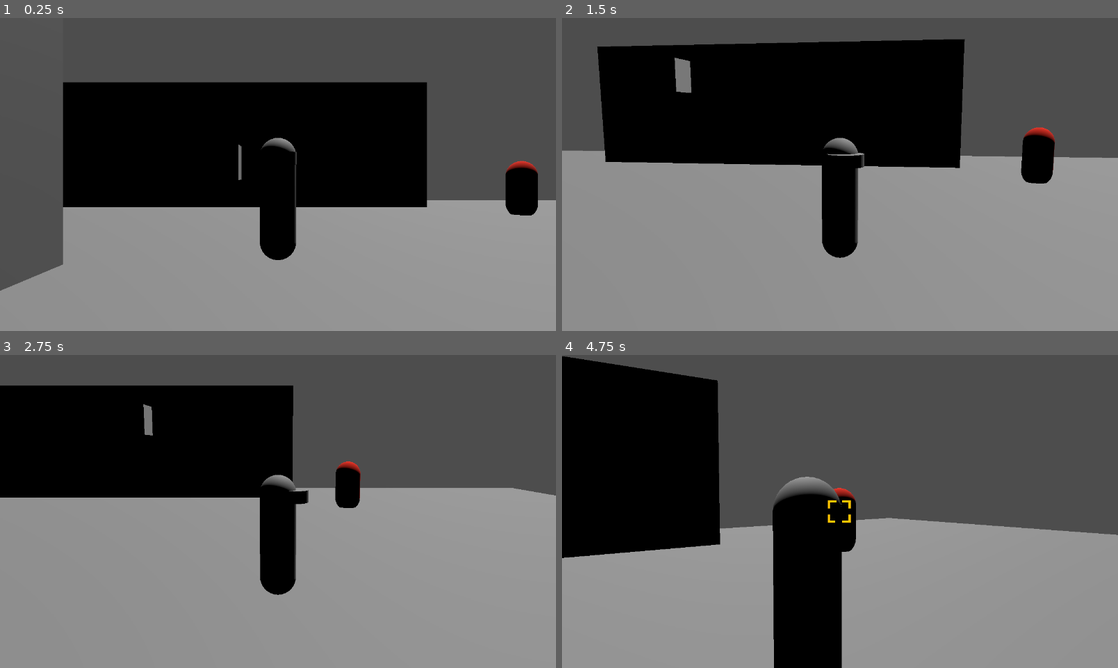
Above: before the commit, frames 1-4 (two rows, left to right).
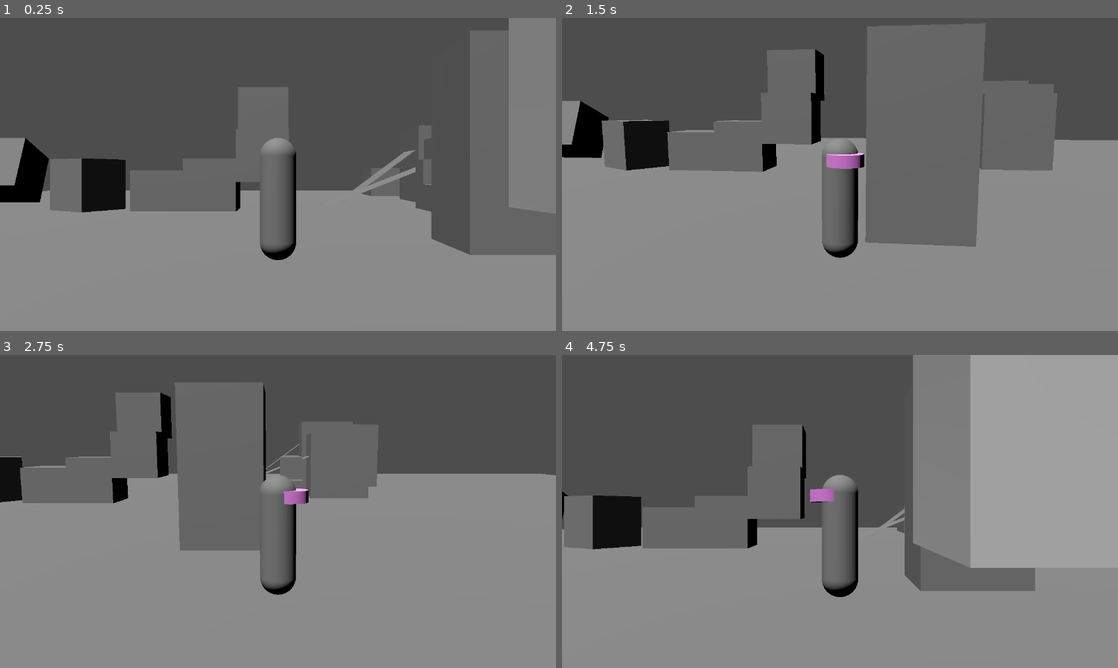
Above: after the commit, the same moments.

Repository: ghostsoft/lockoncamera
Game: Godot game, scene res://world.tscn
Two runs of this game, one before a commit and one after it. Both use one fixed random seed, a clock stepped at 60 frames per second and the inputs below.
Inputs (mouse positions are in pixels of both pictures, inside the frame that each line leads up to):
- Up to frame 1 (0.25 s): no input
- Up to frame 2 (1.5 s): tap Enter (ui_accept) at 0.5, 0.77 s; move the mouse to (962, 158) at 0.52 s; hold D (move_right) 0.53-1.28 s; tap Down (camera_down) at 0.6 s; click (962, 158) at 0.67 s; move the mouse to (728, 190) at 1.27 s; hold S (move_back) from 1.28 s (still down); tap Left (camera_left) at 1.35 s
- Up to frame 3 (2.75 s): tap Enter (ui_accept) at 1.52 s; move the mouse to (333, 442) at 2.02 s; release S (move_back) at 2.03 s; hold D (move_right) from 2.03 s (still down); tap Right (camera_right) at 2.1 s
- Up to frame 4 (4.75 s): move the mouse to (812, 574) at 2.77 s; release D (move_right) at 2.78 s; hold W (move_forward) 2.78-3.53 s; tap Up (camera_up) at 2.85 s; click (812, 574) at 2.92 s; tap Enter (ui_accept) at 3.02, 3.77, 4.52 s; move the mouse to (1006, 558) at 3.52 s; hold A (move_left) from 3.53 s (still down); tap Z (z_target) at 3.6 s; move the mouse to (673, 464) at 4.27 s; tap F at 4.35 s

The runs differ from the first frame. In frame 1, 40% of the frame differs, in the area x 0-100%, y 0-88%; in frame 2, 36%; in frame 3, 25%; in frame 4, 50%, in the area x 0-100%, y 0-100%.

Commit message:
minor fixes

Diff:
--- a/player_phantomcamera.tscn
+++ b/player_phantomcamera.tscn
@@ -59,6 +59,9 @@
 bottom_radius = 0.3
 height = 0.2
 
+[sub_resource type="StandardMaterial3D" id="StandardMaterial3D_4d3yt"]
+albedo_color = Color(1, 0.580392, 1, 1)
+
 [node name="Player" type="CharacterBody3D" node_paths=PackedStringArray("collider")]
 collision_layer = 2
 floor_stop_on_slope = false
@@ -85,7 +88,7 @@
 shape = SubResource("SeparationRayShape3D_ghdhj")
 
 [node name="PhantomCamera3D" type="Node3D" parent="." node_paths=PackedStringArray("follow_target")]
-transform = Transform3D(1.00001, 0, 3.27826e-07, 0, 1, 0, -3.27826e-07, 0, 1.00001, 2.45869e-06, 1.4, 7.50006)
+transform = Transform3D(1.00001, 0, 3.27826e-07, 0, 1, 0, -3.27826e-07, 0, 1.00001, 2.4587e-06, 1.4, 7.50008)
 script = ExtResource("9_dknvh")
 priority = 1
 follow_mode = 6
@@ -133,3 +136,4 @@
 [node name="MeshInstance3D" type="MeshInstance3D" parent="Model/MeshInstance3D"]
 transform = Transform3D(1, 0, 0, 0, 1, 0, 0, 0, 1, 4.00295e-08, 0.65554, 0.194089)
 mesh = SubResource("CylinderMesh_t3sng")
+surface_material_override/0 = SubResource("StandardMaterial3D_4d3yt")
--- a/scripts/player/player.gd
+++ b/scripts/player/player.gd
@@ -26,9 +26,9 @@
 	current_state = grounded_state
 	current_state.on_enter(self)
 
-	#if camera.rotation != self.global_rotation:
-		#cam_rot = self.global_rotation_degrees
-		#camera.set_third_person_rotation_degrees(cam_rot)
+	if camera.rotation != self.global_rotation:
+		cam_rot = self.global_rotation_degrees
+		camera.set_third_person_rotation_degrees(cam_rot)
 
 func _unhandled_input(_event : InputEvent) -> void:
 	if Input.is_action_just_pressed("quit"):
@@ -48,6 +48,8 @@
 	camera.set_third_person_rotation_degrees(cam_rot)
 	if camera.is_active():
 		$SpringArm3D.global_rotation = camera.global_rotation
+	else:
+		camera.set_third_person_rotation_degrees($SpringArm3D.global_rotation_degrees)
 
 func transition_state(newState : PlayerState) -> void:
 	current_state.on_exit()
--- a/world.tscn
+++ b/world.tscn
@@ -398,7 +398,7 @@
 [node name="VisibleOnScreenEnabler3D" type="VisibleOnScreenEnabler3D" parent="SubViewportContainer/SubViewport/World/testcube/TestCubeTarget"]
 
 [node name="Camera3D" type="Camera3D" parent="SubViewportContainer/SubViewport/World"]
-transform = Transform3D(-1, 0, -2.404e-07, 0, 1, 0, 2.404e-07, 0, -1, 5.12966, 1.4, -0.0126691)
+transform = Transform3D(-1, 0, -1.5496e-07, 0, 1, 0, 1.5496e-07, 0, -1, 5.12966, 1.4, -0.0126548)
 cull_mask = 524287
 current = true
 fov = 37.8
@@ -409,7 +409,7 @@
 script = ExtResource("14_in4bo")
 
 [node name="Player" parent="SubViewportContainer/SubViewport/World" node_paths=PackedStringArray("lockon_target") instance=ExtResource("25_ddo2k")]
-transform = Transform3D(-1, 0, 8.74228e-08, 0, 1, 0, -8.74228e-08, 0, -1, 5.12966, 0, -7.51273)
+transform = Transform3D(-1, 0, 2.62268e-07, 0, 1, 0, -2.62268e-07, 0, -1, 5.12966, 0, -7.51273)
 lockon_target = NodePath("../Enemy/EnemyTarget")
 
 [node name="LockOnViewport" type="SubViewport" parent="SubViewportContainer"]
Not shown: 1 places in player_phantomcamera.tscn that only renumber resources
